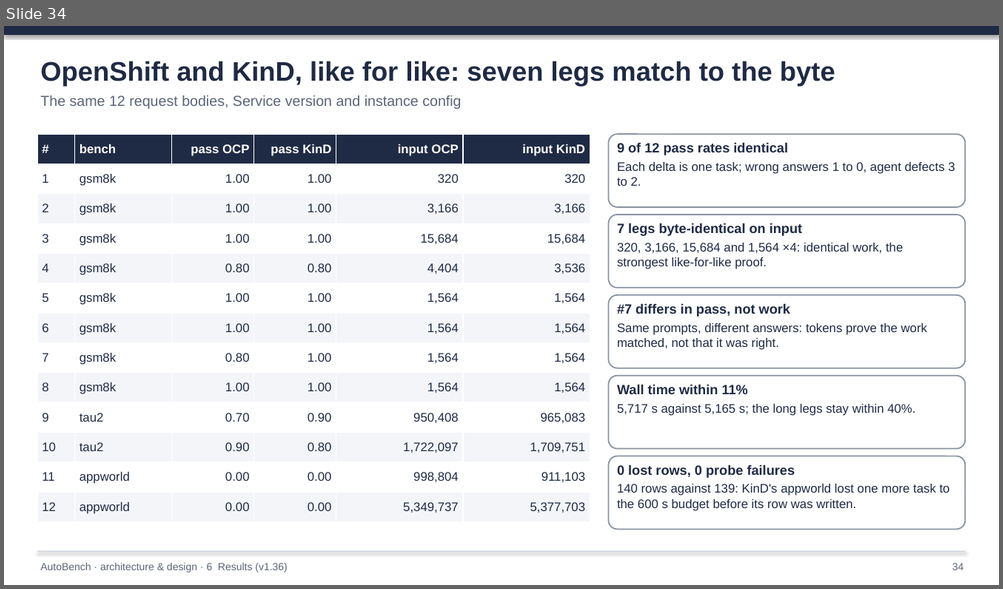
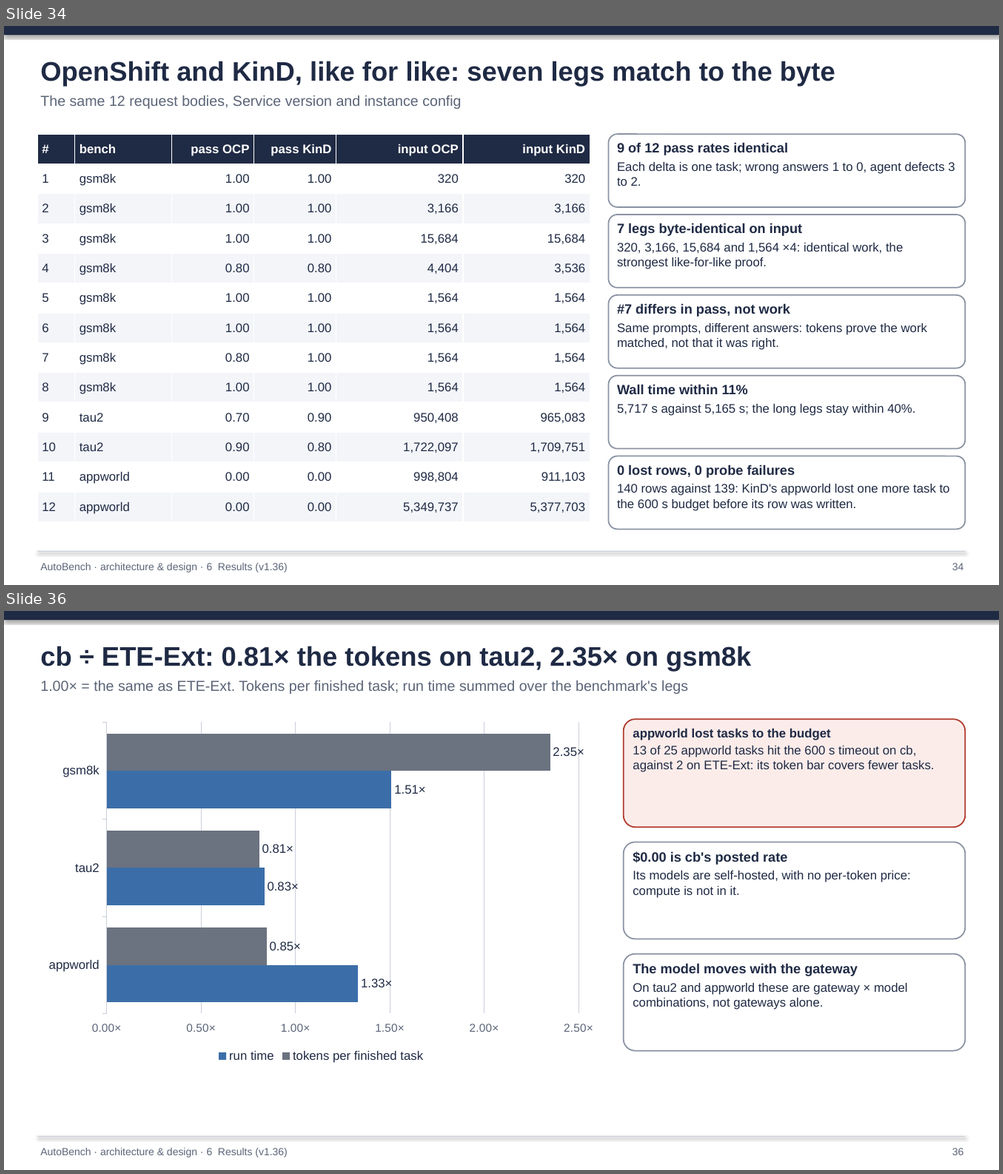
Before and after one commit to rossoctl/autobench, a slide deck: docs/AutoBench.pptx. Shown one above the other, each under a label of ours: slide 34 before the commit, slides 34 and 36 after it; the slides between them are not shown. The pictures are 1003x589 and 1003x1174 pixels, drawn with LibreOffice and Linux fonts; fonts in the diff are those of the drawing. Boxes give left, top, right and bottom in pixels: in the first picture for what was removed or moved away, otherwise in the second. Text is boxed around its words. In the diff, an @@ line names an element or a change of style, - is before the commit and + after.

```diff
--- a/docs/AutoBench.pptx
+++ b/docs/AutoBench.pptx
@@ slide 36 added at box(4, 611, 999, 1170), background #FFFFFF @@
@@ rectangle added at box(4, 611, 999, 620), fill #1F2A44 @@
@@ text added at box(40, 646, 751, 671), 26 pt, text #1F2A44, bold @@
+cb ÷ ETE-Ext: 0.81× the tokens on tau2, 2.35× on gsm8k
@@ text added at box(40, 681, 688, 694), 14 pt, text #5B6477 @@
+1.00× = the same as ETE-Ext. Tokens per finished task; run time summed over the benchmark's legs
@@ bar chart added at box(37, 715, 605, 1066) @@
+categories: gsm8k, tau2, appworld
+tokens per finished task: 2.35, 0.81, 0.85
+run time: 1.51, 0.83, 1.33
@@ rounded rectangle added at box(623, 719, 965, 827), fill #FBECEA, outline #B03A2E 1.25 pt, 12 pt, text #1F2A44 @@
+appworld lost tasks to the budget
+13 of 25 appworld tasks hit the 600 s timeout on cb, against 2 on ETE-Ext: its token bar covers fewer tasks.
@@ rounded rectangle added at box(623, 843, 965, 940), fill #FFFFFF, outline #8A93A3 1.25 pt, 12 pt, text #1F2A44 @@
+$0.00 is cb's posted rate
+Its models are self-hosted, with no per-token price: compute is not in it.
@@ rounded rectangle added at box(623, 954, 965, 1051), fill #FFFFFF, outline #8A93A3 1.25 pt, 12 pt, text #1F2A44 @@
+The model moves with the gateway
+On tau2 and appworld these are gateway × model combinations, not gateways alone.
@@ line added from (37, 1137) to (965, 1137), #C9CFDA 0.75 pt @@
@@ text added at box(40, 1148, 287, 1158), 10 pt, text #5B6477 @@
+AutoBench · architecture & design · 6 Results (v1.36)
@@ text added at box(952, 1148, 964, 1156), 10 pt, text #5B6477 @@
+36
```
Also in this commit, not shown: 4 slides changed, 1 other slide added, 6 other files.
